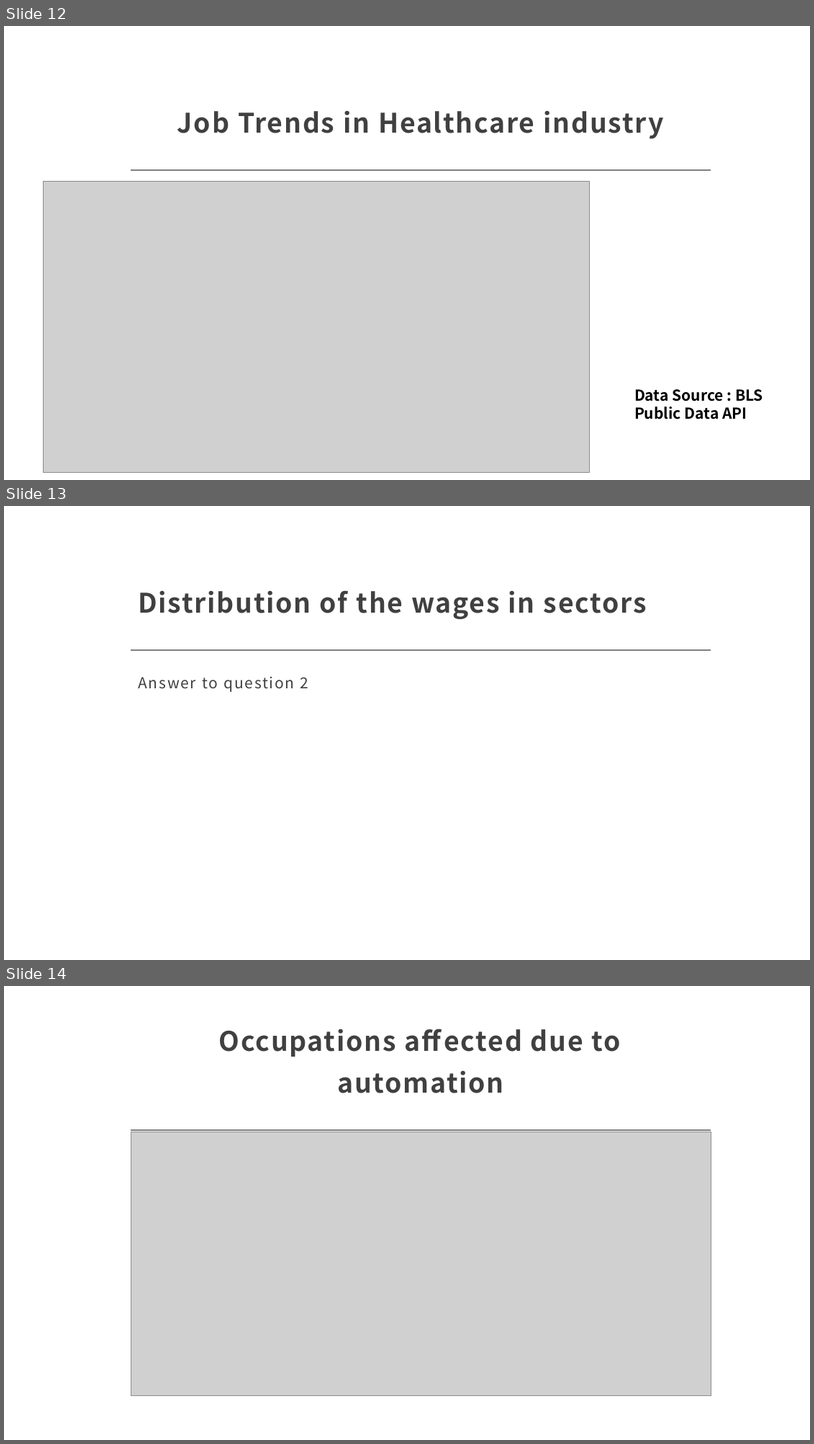
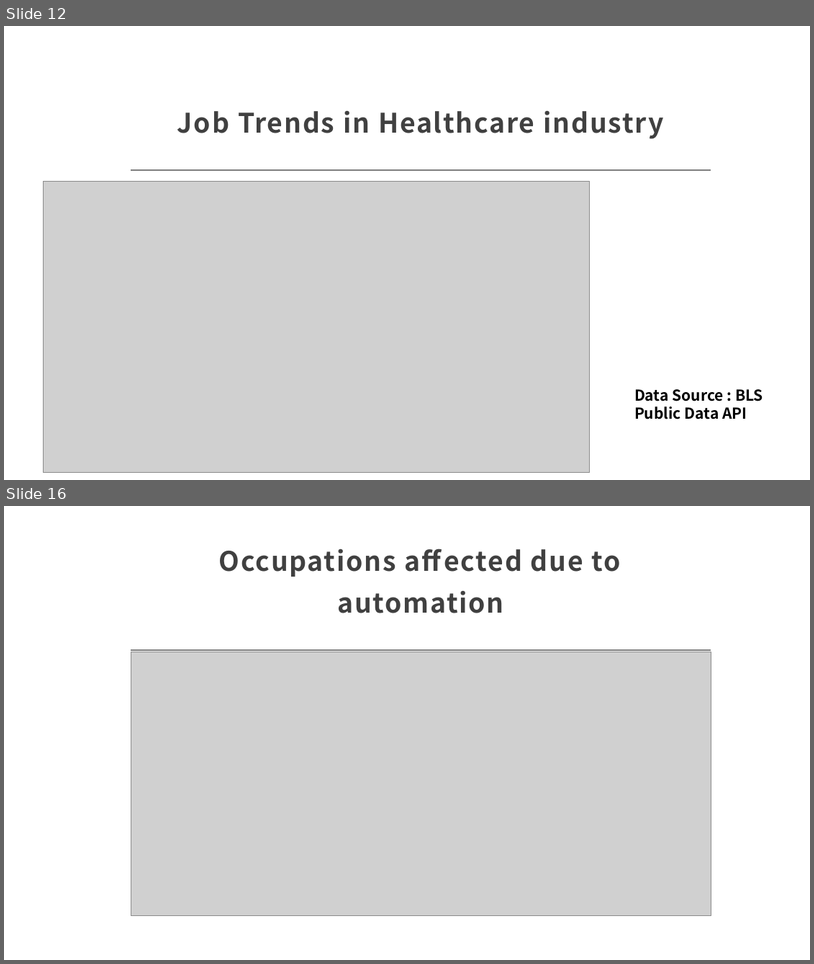
Before and after one commit to vinaya-kusuma/Project1, a slide deck: Project1.pptx. Shown one above the other, each under a label of ours: slides 12, 13 and 14 before the commit, slides 12 and 16 after it; the slides between them are not shown. The pictures are 814x1444 and 814x964 pixels, drawn with LibreOffice and Linux fonts; fonts in the diff are those of the drawing; grey boxes stand for pictures. Boxes give left, top, right and bottom in pixels: in the first picture for what was removed or moved away, otherwise in the second. Text is boxed around its words. In the diff, an @@ line names an element or a change of style, - is before the commit and + after.

```diff
--- a/Project1.pptx
+++ b/Project1.pptx
@@ slide 13 removed at (4, 506, 810, 960), background #FFFFFF; not listed: 1 template element that a slide beside it also shows @@
@@ title removed at (138, 590, 647, 619) @@
-Distribution of the wages in sectors
@@ text removed at (138, 677, 309, 692) @@
-Answer to question 2
@@ what was slide 14 is now slide 16 @@
```
Also in this commit, not shown: 5 slides changed, 5 slides added, 4 other slides removed.
